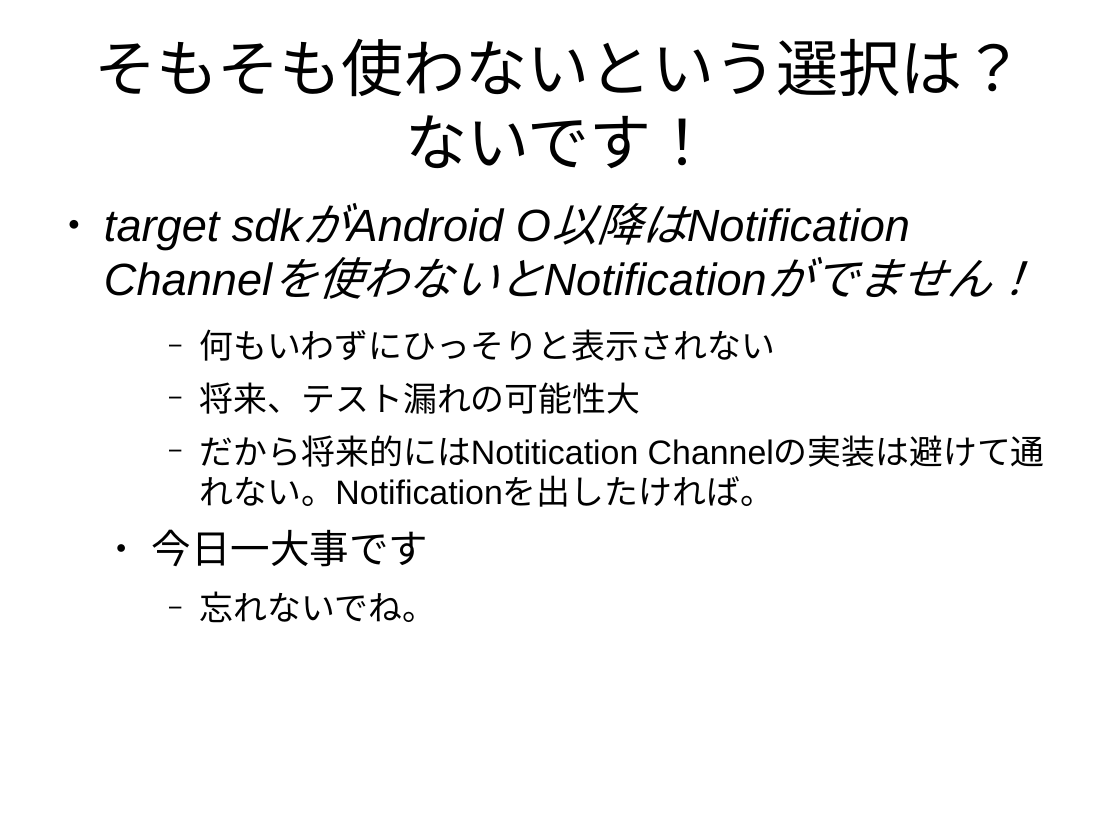
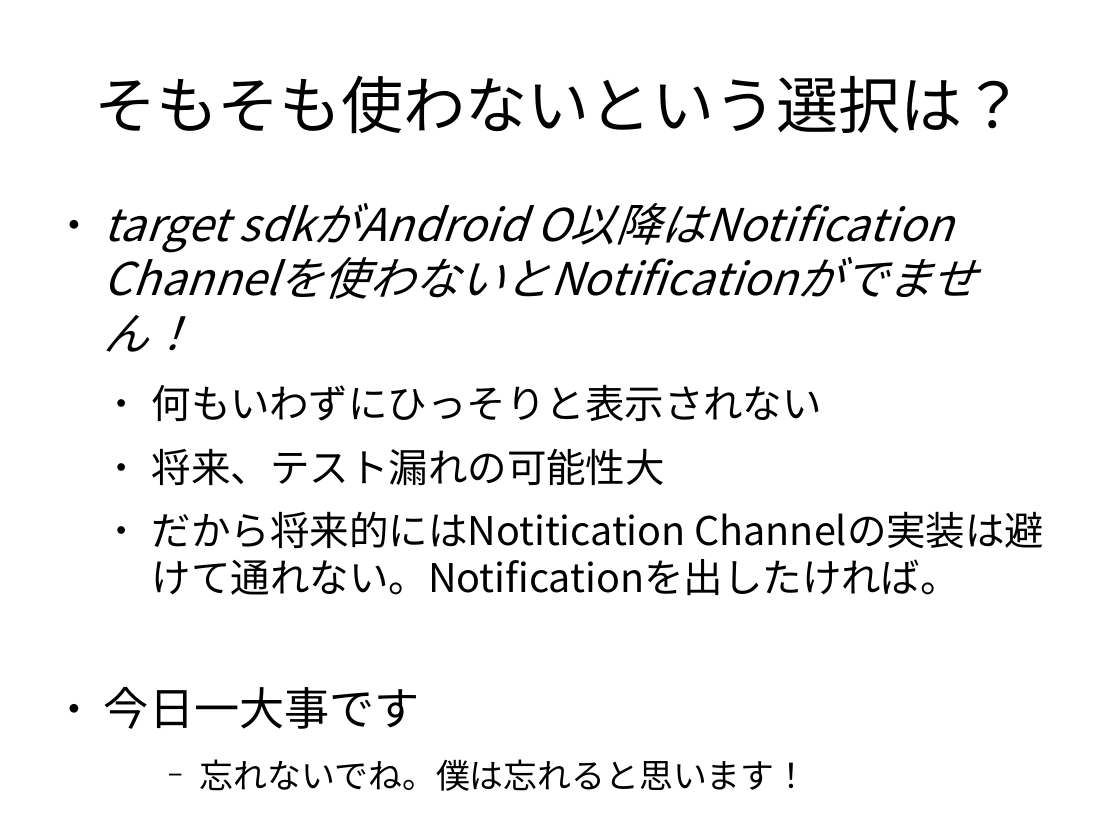
Before and after one commit to tmhouse/TestNotificationChannelSample, a slide deck: slide 10 of NotificationChannelについて.odp. Drawn at 1120x840 pixels with LibreOffice and Linux fonts; fonts in the diff are those of the drawing. Boxes give left, top, right and bottom in pixels: in the first picture for what was removed or moved away, otherwise in the second. Text is boxed around its words. In the diff, an @@ line names an element or a change of style, - is before the commit and + after.

```diff
--- a/NotificationChannelについて.odp
+++ b/NotificationChannelについて.odp
@@ title at [95, 76, 1025, 134]: text changed @@
-そもそも使わないという選択は？
-ないです！
+そもそも使わないという選択は？
@@ text at [104, 203, 960, 729]: font Arial to Noto Sans CJK JP in "target sdkがAndroid O以降はNotification Channelを使わないとNotificatio ...", "何もいわずにひっそりと表示されない", "将来、テスト漏れの可能性大", "だから将来的にはNotitication Channelの実装は避けて通れない。Notificationを出したければ。" and 1 more places; size 24 to 28 pt in "何もいわずにひっそりと表示されない", "将来、テスト漏れの可能性大", "だから将来的にはNotitication Channelの実装は避けて通れない。Notificationを出したければ。"; size 28 to 32 pt in "今日一大事です"; bullet − to ●; list level 3 to 2 in "何もいわずにひっそりと表示されない"; list level 3 to 2 in "将来、テスト漏れの可能性大"; list level 3 to 2 in "だから将来的にはNotitication Channelの実装は避けて通れない。Notificationを出したければ。"; list level 2 to 1 in "今日一大事です" @@
@@ text at [200, 759, 809, 791]: text changed; font Arial to Noto Sans CJK JP @@
-    − 忘れないでね。
+    − 忘れないでね。僕は忘れると思います！
```
Also in this commit, not shown: 14 other slides changed, 5 slides added, 2 slides removed.
